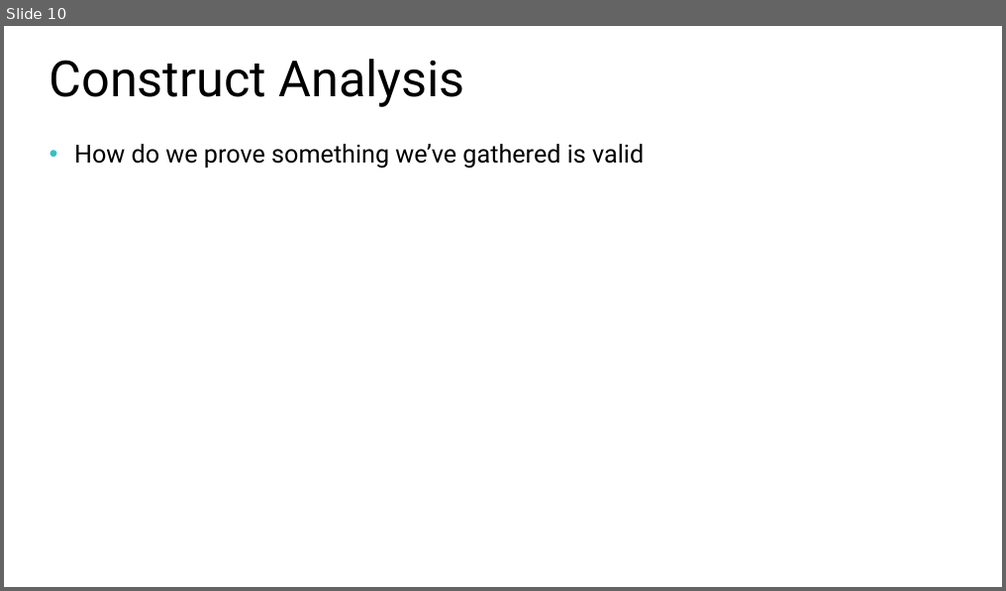
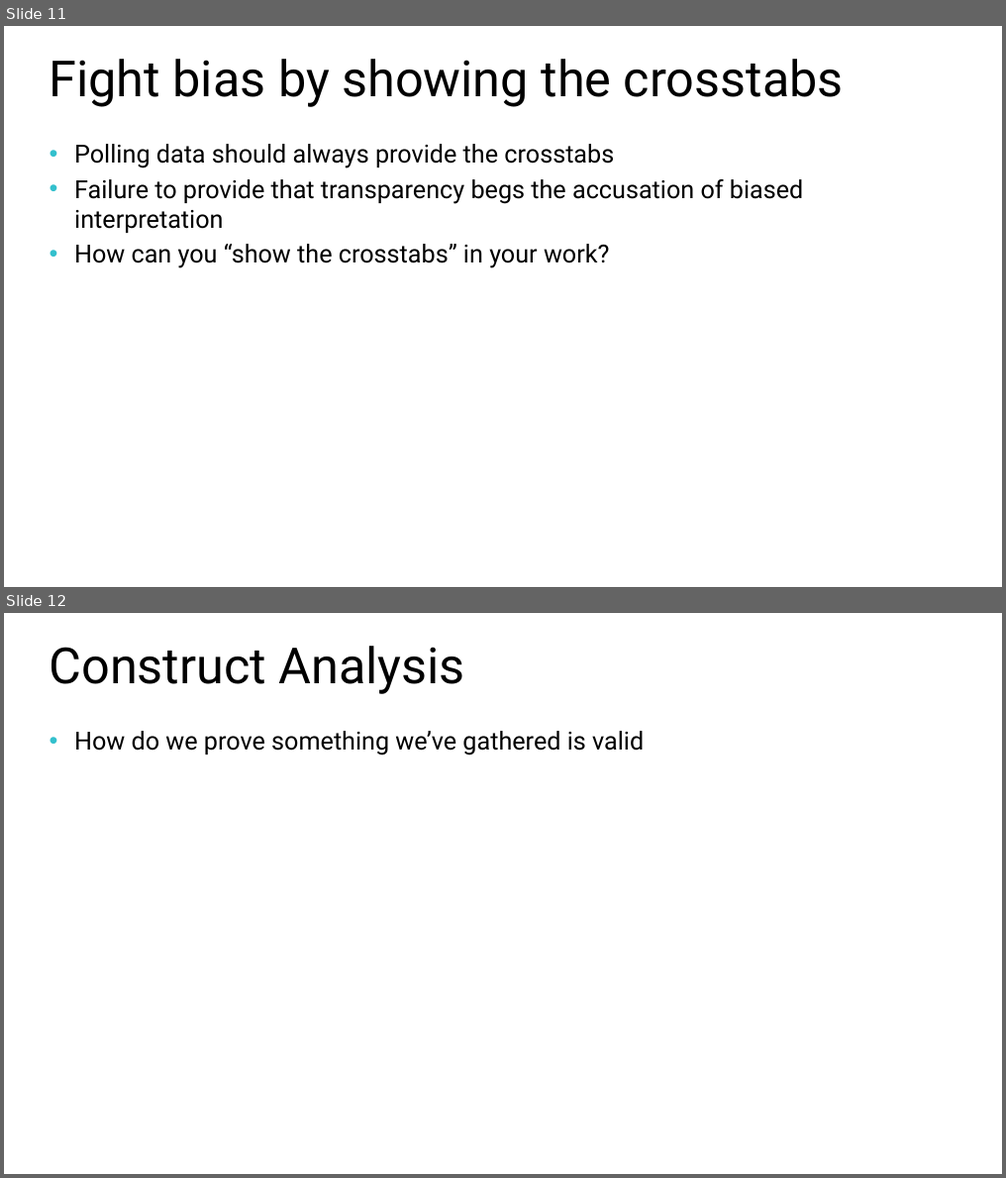
Before and after one commit to williamadba/Public-Presentations, a slide deck: SQLSat Baton Rouge BI 2020/Ethics in Modern Data.pptx. Shown one above the other, each under a label of ours: slide 10 before the commit, slides 11 and 12 after it. The pictures are 1006x591 and 1006x1178 pixels, drawn with LibreOffice and Linux fonts; fonts in the diff are those of the drawing. Boxes give left, top, right and bottom in pixels: in the first picture for what was removed or moved away, otherwise in the second. Text is boxed around its words. In the diff, an @@ line names an element or a change of style, - is before the commit and + after.

```diff
--- a/SQLSat Baton Rouge BI 2020/Ethics in Modern Data.pptx
+++ b/SQLSat Baton Rouge BI 2020/Ethics in Modern Data.pptx
@@ slide 11 added at (4,26,1002,587), background #FFFFFF @@
@@ title added at (50,59,844,107), 36 pt, text #000000 @@
+Fight bias by showing the crosstabs
@@ text added at (74,144,803,269), 18 pt, text #000000 @@
+• Polling data should always provide the crosstabs
+• Failure to provide that transparency begs the accusation of biased interpretation
+• How can you “show the crosstabs” in your work?
@@ what was slide 10 is now slide 12 @@
```
Also in this commit, not shown: 6 other slides added, 11 slides removed.
